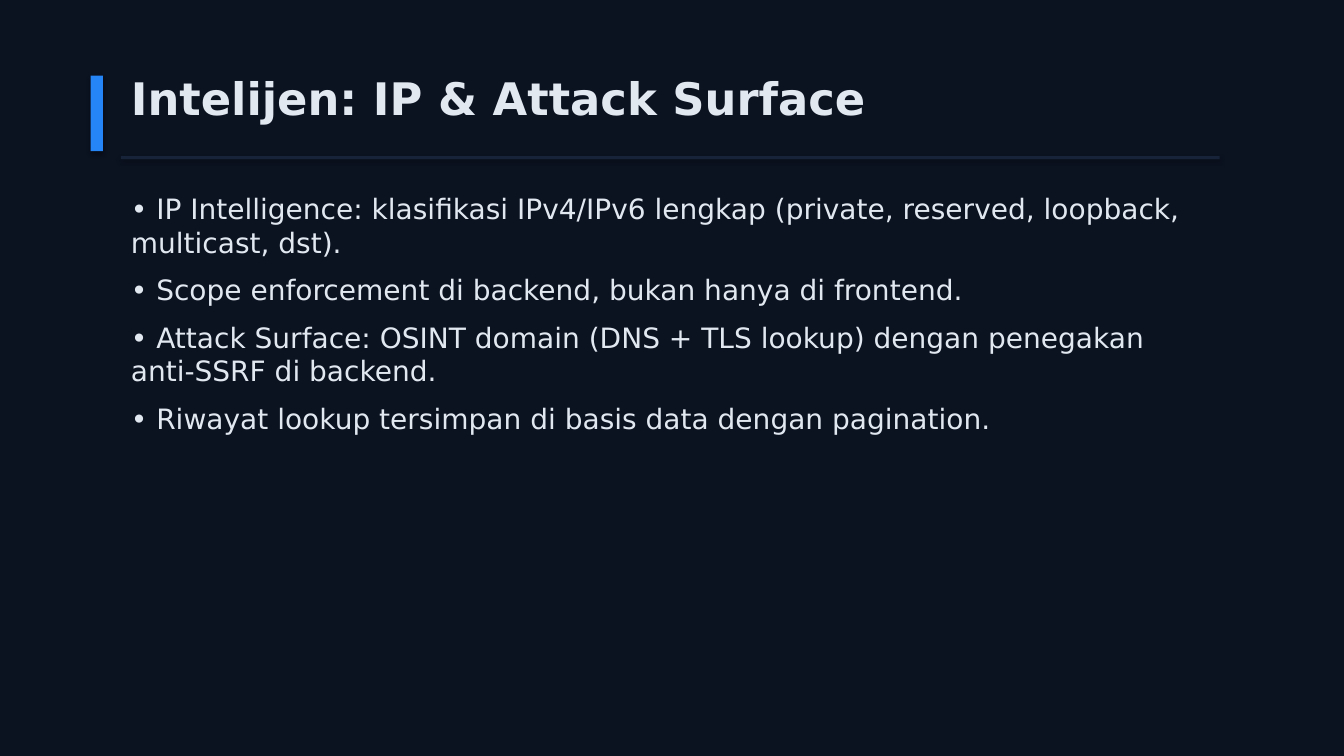
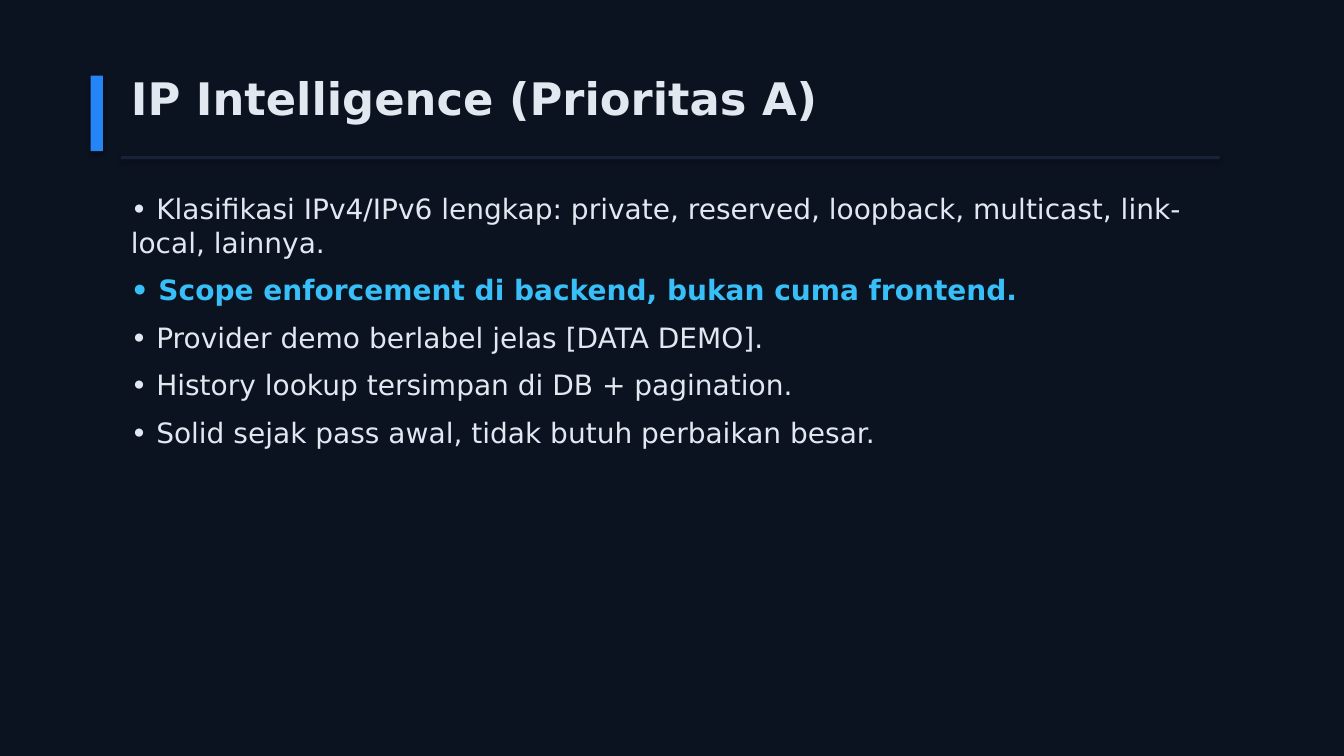
Before and after one commit to jejakmasgondrong/GARDA-CYBER, a slide deck: slide 5 of submission/GARDA-CYBER-slide-penjelasan.pptx. Drawn at 1344x756 pixels with LibreOffice and Linux fonts; fonts in the diff are those of the drawing. Boxes give left, top, right and bottom in pixels: in the first picture for what was removed or moved away, otherwise in the second. Text is boxed around its words. In the diff, an @@ line names an element or a change of style, - is before the commit and + after.

```diff
--- a/submission/GARDA-CYBER-slide-penjelasan.pptx
+++ b/submission/GARDA-CYBER-slide-penjelasan.pptx
@@ text at <box>131,81,817,125</box>: text changed @@
-Intelijen: IP & Attack Surface
+IP Intelligence (Prioritas A)
@@ text at <box>131,197,1181,449</box>: text changed @@
-• IP Intelligence: klasifikasi IPv4/IPv6 lengkap (private, reserved, loopback, multicast, dst).
-• Scope enforcement di backend, bukan hanya di frontend.
-• Attack Surface: OSINT domain (DNS + TLS lookup) dengan penegakan anti-SSRF di backend.
-• Riwayat lookup tersimpan di basis data dengan pagination.
+• Klasifikasi IPv4/IPv6 lengkap: private, reserved, loopback, multicast, link-local, lainnya.
+• Scope enforcement di backend, bukan cuma frontend.
+• Provider demo berlabel jelas [DATA DEMO].
+• History lookup tersimpan di DB + pagination.
+• Solid sejak pass awal, tidak butuh perbaikan besar.
```
Also in this commit, not shown: 9 other slides changed, 10 slides added, 1 slide removed, 1 other file.
